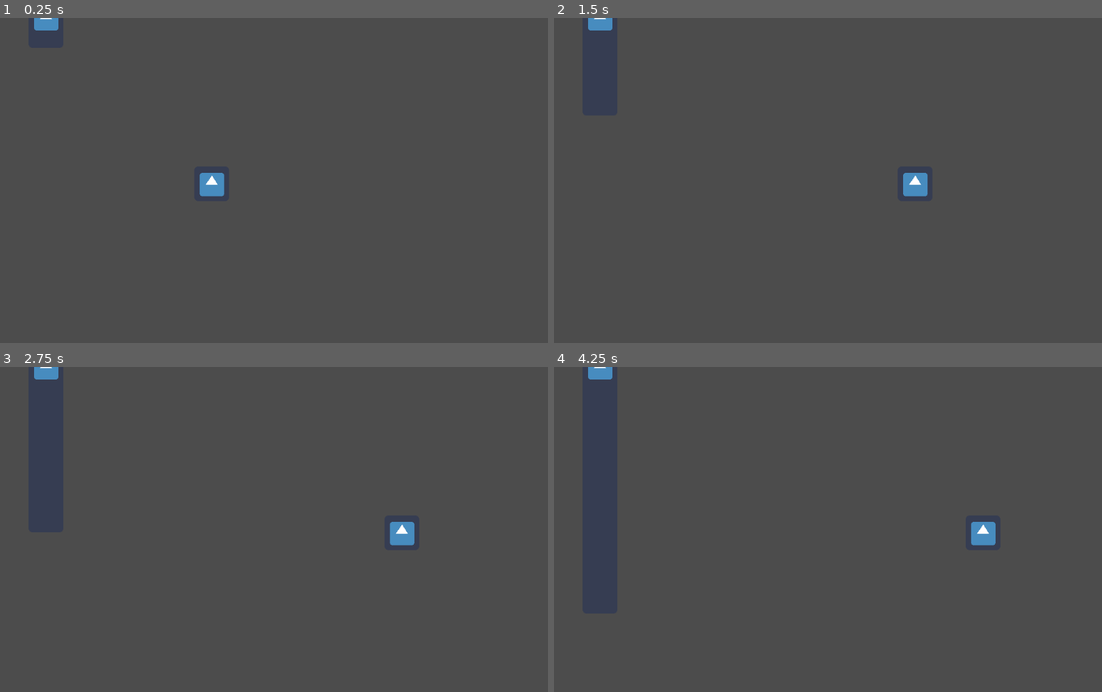
Above: before the commit, frames 1-4 (two rows, left to right).
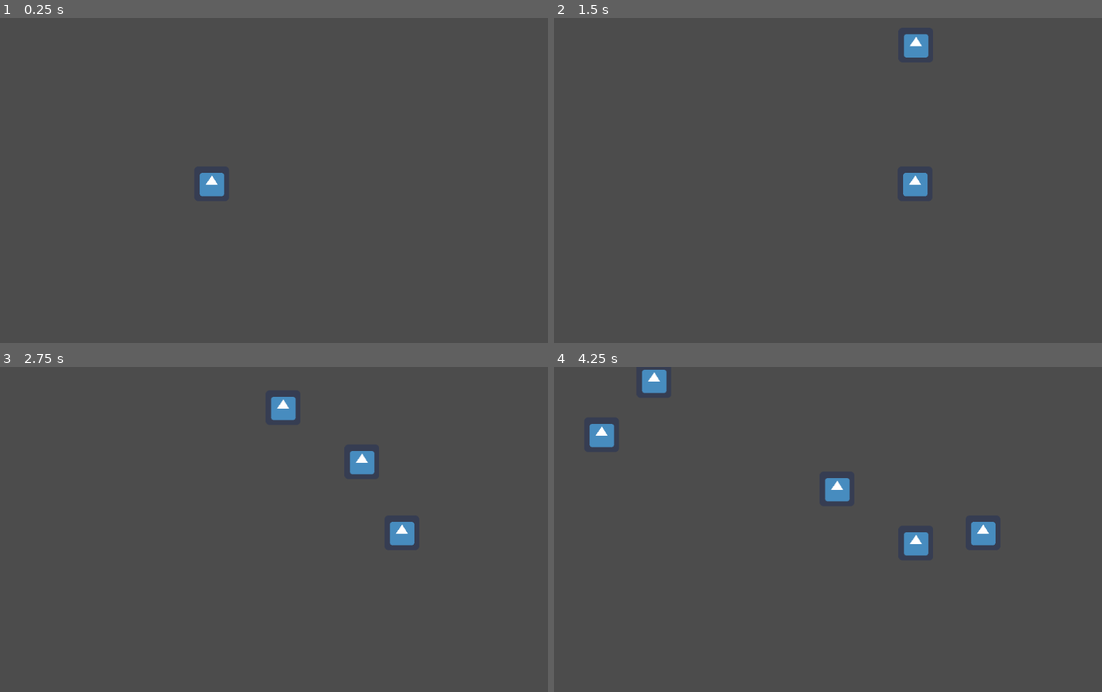
Above: after the commit, the same moments.

Repository: ColinKYuen/BQ-Game-Jam
Game: Godot game, scene res://Scenes/Main.tscn
Same seed, same stepped clock (60 frames per second), same inputs: the game is played once before the commit and once after it. The engine's default icon, where the game draws it, is replaced by a stand-in: a white triangle on a blue panel in a dark square.
Inputs:
- Up to frame 1 (0.25 s): no input
- Up to frame 2 (1.5 s): hold D (move_right) 0.53-1.28 s; hold Left (move_left) from 1.28 s (still down)
- Up to frame 3 (2.75 s): release Left (move_left) at 2.03 s; hold D (move_right) from 2.03 s (still down)
- Up to frame 4 (4.25 s): release D (move_right) at 3.53 s; hold Left (move_left) from 3.53 s (still down)

The runs differ from the first frame. In frame 1, 0.2% of the frame differs, in the area x 6-11%, y 0-4%; in frame 2, 0.5%; in frame 3, 0.8%; in frame 4, 1.5%, in the area x 6-69%, y 0-59%.

Commit message:
Random fruit location & Timer

Diff:
--- a/Scripts/Main.gd
+++ b/Scripts/Main.gd
@@ -1,13 +1,20 @@
 extends Node2D
 
 const obj_fruit = preload("res://Scenes/GoodFruit.tscn")
+var timer = 0
+var window_width = OS.get_window_size().x
+var rng = RandomNumberGenerator.new()
 
 func _process(delta):
-	spawn(100, 100)
+	timer += delta
+	if timer >= 1:
+		rng.randomize()
+		# TODO Get fruit object width for the min and max range
+		spawn(rng.randf_range(64, window_width - 64), 100)
+		timer = 0
 
 func spawn(location: float, speed: float):
 	var fruit = obj_fruit.instance()
 	fruit.velocity = Vector2(0, speed)
-	# TODO - Need to set fruit location
 	fruit.position = self.position + Vector2(location, 0)
 	get_parent().add_child(fruit)
